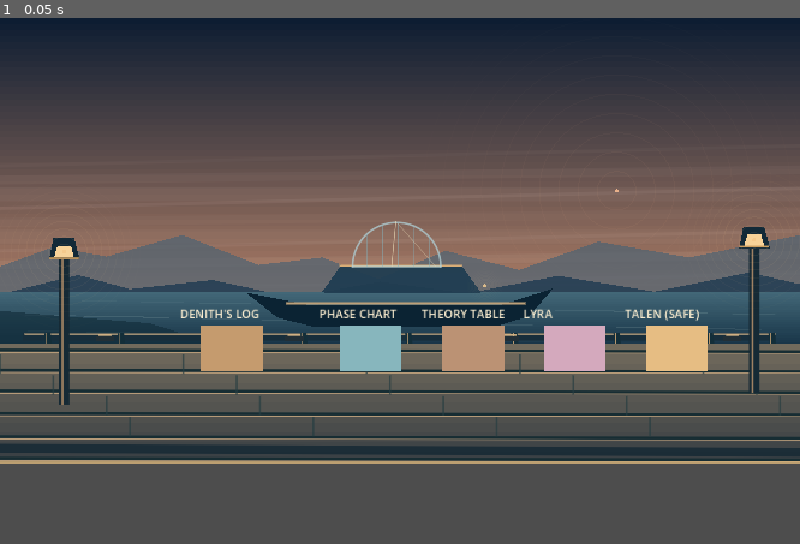
Above: before the commit, frame 1.
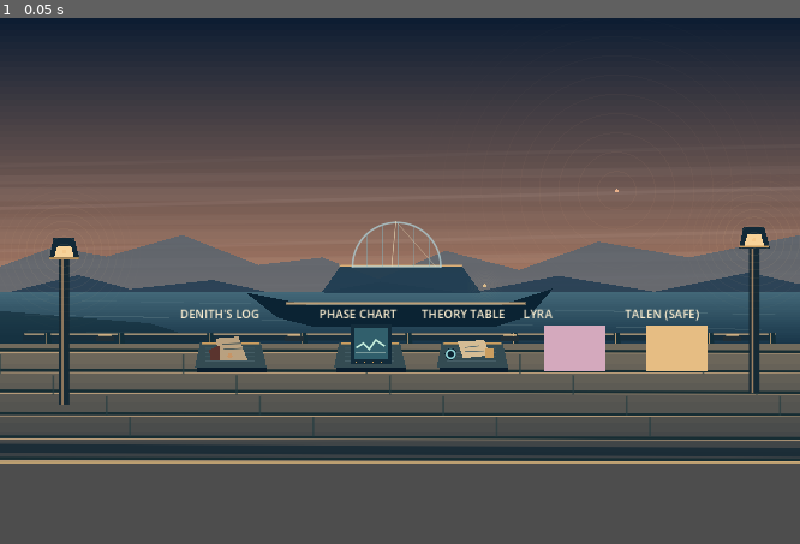
Above: after the commit, the same moment.

Repository: ndrorchestration/ToSailaStarrySky-jrpg
Game: Godot game, scene res://scenes/first_wake_postflight_family_review.tscn
The game is run twice, just before and just after one commit, with the same random seed, the same clock (stepped at 60 frames per second) and the same inputs. This scene is started directly instead of the project's main scene.
Inputs:
- Up to frame 1 (0.05 s): no input

The runs differ from the first frame. In frame 1, 1.9% of the frame differs, in the area x 24-64%, y 58-68%.

Commit message:
feat(visual): replace functional flat station blocks with native authored visual-only props

Diff:
--- a/godot/scripts/first_wake_postflight_family_review.gd
+++ b/godot/scripts/first_wake_postflight_family_review.gd
@@ -120,7 +120,11 @@
         {"at": TALEN_POSITION, "label": "TALEN (SAFE)", "color": Color("#e6bd83")},
     ]:
         var p: Vector2 = item["at"]
-        draw_rect(Rect2(p + Vector2(-37, -92), Vector2(74, 55)), item["color"])
+        if cinematic_environment_enabled and str(item["label"]) in [
+                "DENITH'S LOG","PHASE CHART","THEORY TABLE"]:
+            CinematicStageArt.draw_family_station(self,p,str(item["label"]))
+        else:
+            draw_rect(Rect2(p + Vector2(-37, -92), Vector2(74, 55)), item["color"])
         draw_string(ThemeDB.fallback_font, p + Vector2(-62, -101), str(item["label"]), HORIZONTAL_ALIGNMENT_LEFT, 160, 14, Color("#fff1d3"))
     if child_block_ship_viewed:
         draw_rect(Rect2(TALEN_POSITION + Vector2(-25, -69), Vector2(50, 13)), Color("#77a8c6"))
